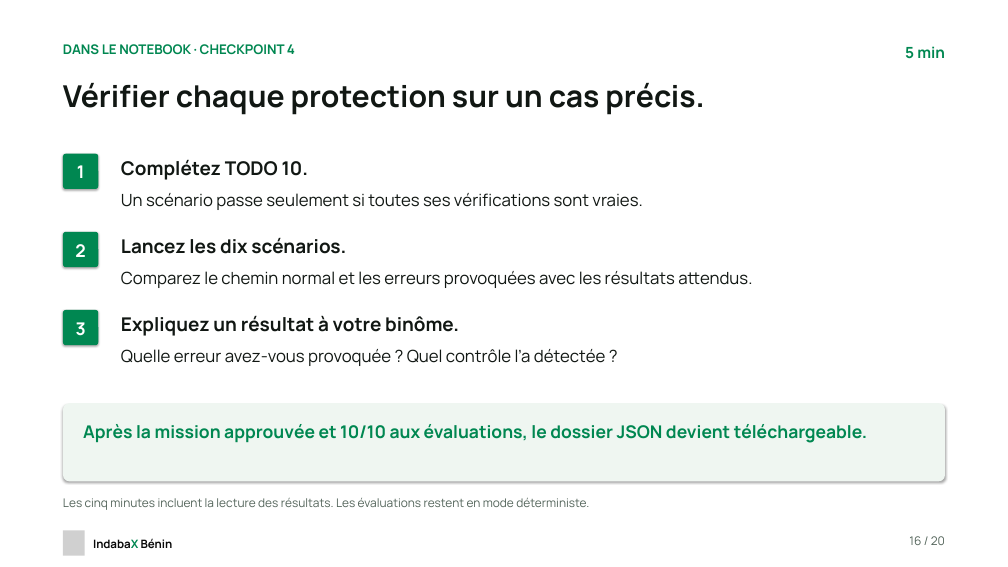
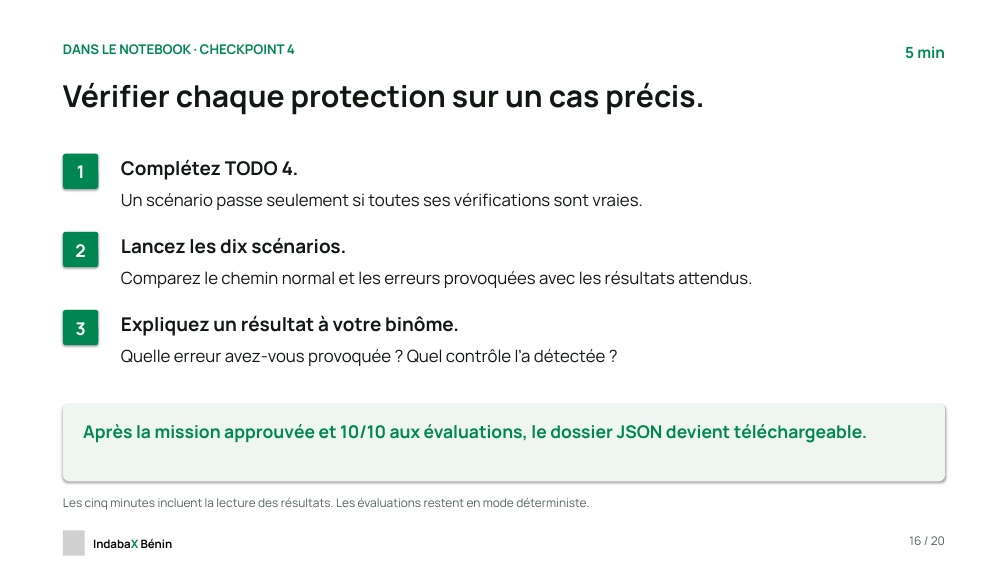
Before and after one commit to chabelbossa/indabax-reliable-ai-agents, a slide deck: slide 16 of slides/indabax-reliable-ai-agents-fr.pptx. Drawn at 1008x567 pixels with LibreOffice and Linux fonts; fonts in the diff are those of the drawing; grey boxes stand for pictures. Boxes give left, top, right and bottom in pixels: in the first picture for what was removed or moved away, otherwise in the second. Text is boxed around its words. In the diff, an @@ line names an element or a change of style, - is before the commit and + after.

```diff
--- a/slides/indabax-reliable-ai-agents-fr.pptx
+++ b/slides/indabax-reliable-ai-agents-fr.pptx
@@ text at (121,160,299,180): text changed @@
-Complétez TODO 10.
+Complétez TODO 4.
```
Also in this commit, not shown: 3 other slides changed, 18 other files.
